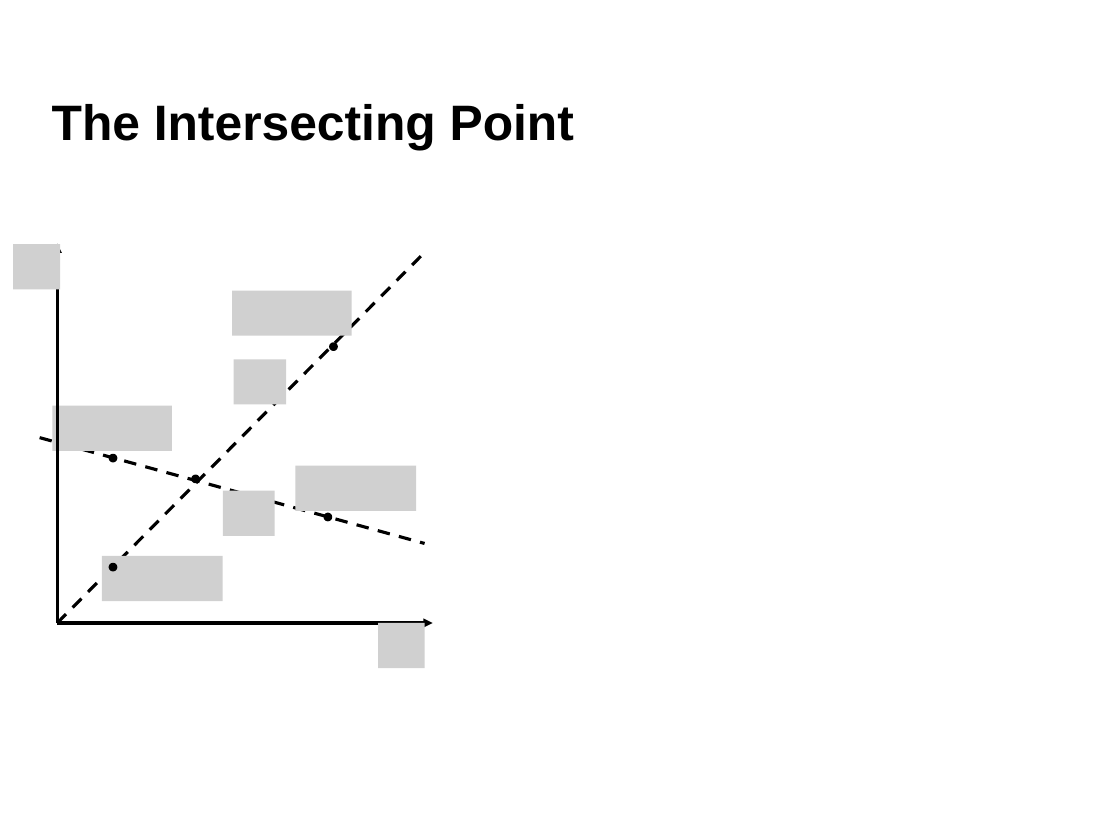
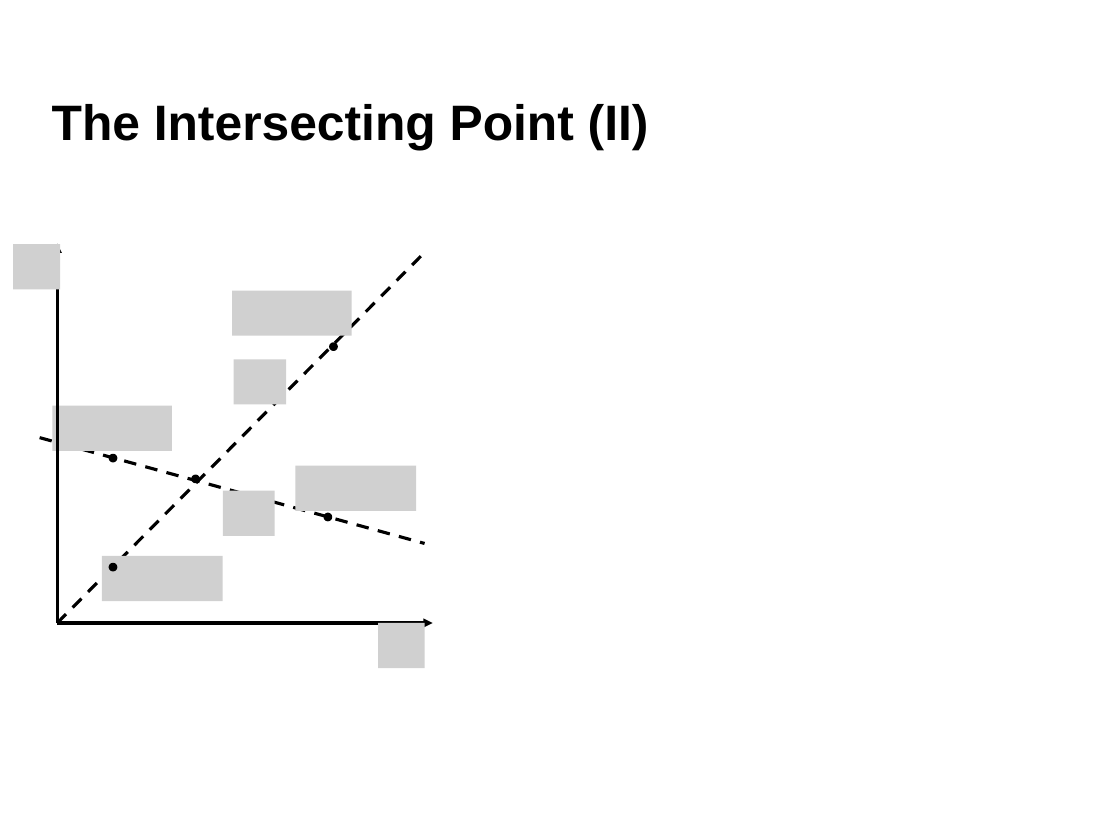
Before and after one commit to aldolipani/CEGE0096, a slide deck: slide 43 of 05 - Week/5 - Geometry with Python.pptx (slide 40 before the commit). Drawn at 1120x840 pixels with LibreOffice and Linux fonts; fonts in the diff are those of the drawing; grey boxes stand for pictures; background and template pictures are left out. Boxes give left, top, right and bottom in pixels: in the first picture for what was removed or moved away, otherwise in the second. Text is boxed around its words. In the diff, an @@ line names an element or a change of style, - is before the commit and + after.

```diff
--- a/05 - Week/5 - Geometry with Python.pptx
+++ b/05 - Week/5 - Geometry with Python.pptx
@@ title at (52, 104, 649, 150): text changed @@
-The Intersecting Point
+The Intersecting Point (II)
```
Also in this commit, not shown: 13 other slides changed, 6 slides added.
